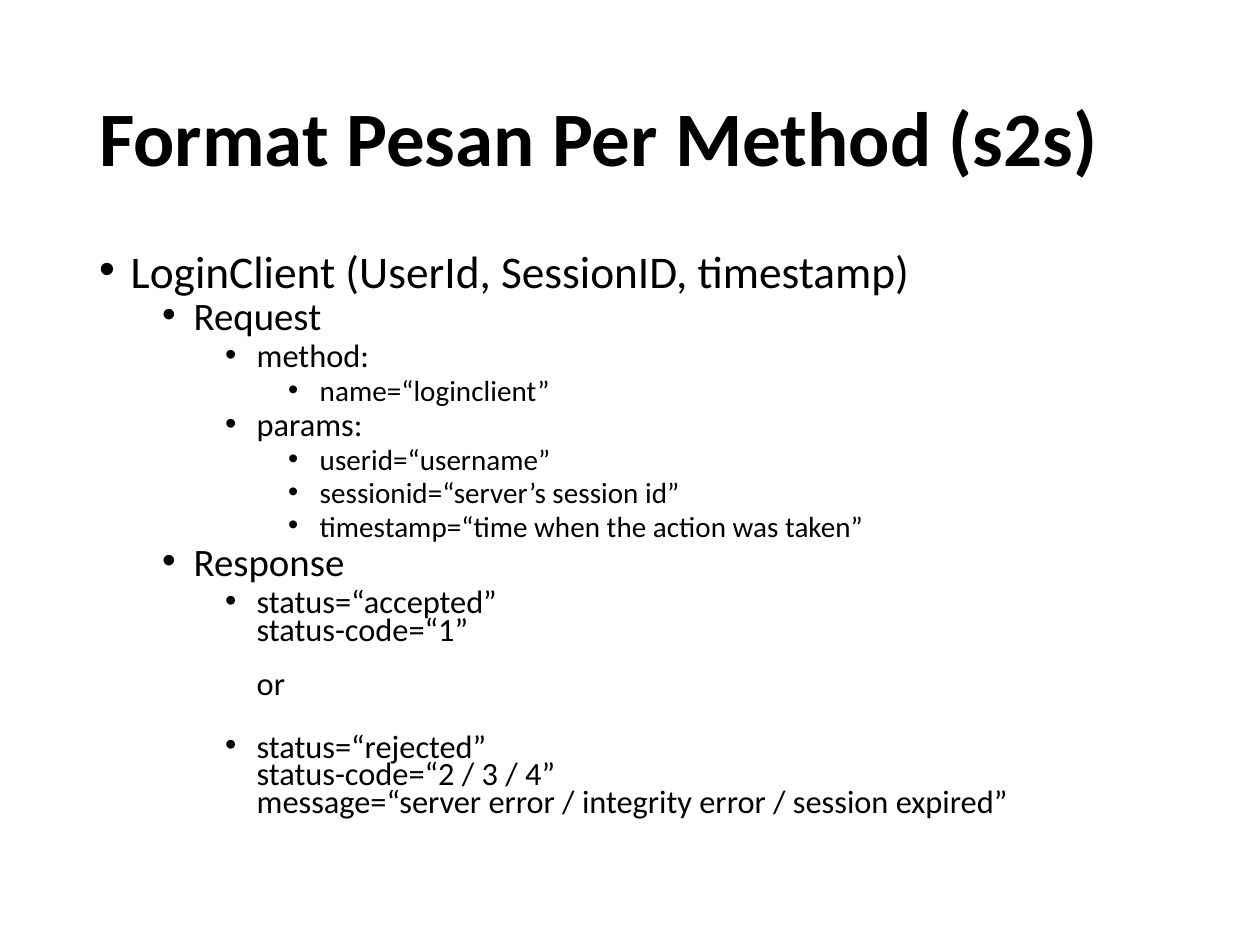
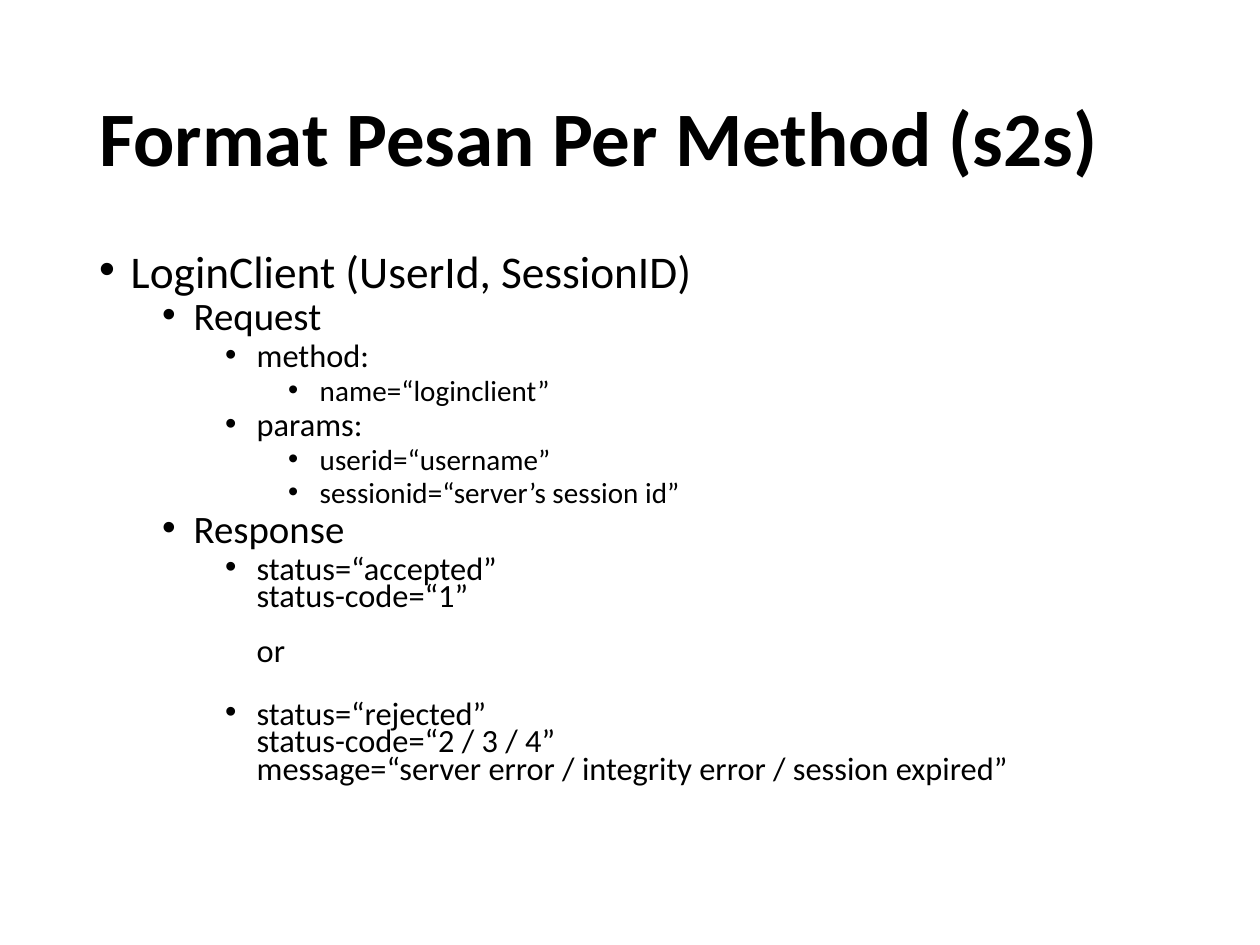
Before and after one commit to yohanesmario/chatserver, a slide deck: slide 23 of docs/Chat Server.pptx (slide 24 before the commit). Drawn at 1260x945 pixels with LibreOffice and Linux fonts; fonts in the diff are those of the drawing. Boxes give left, top, right and bottom in pixels: in the first picture for what was removed or moved away, otherwise in the second. Text is boxed around its words. In the diff, an @@ line names an element or a change of style, - is before the commit and + after.

```diff
--- a/docs/Chat Server.pptx
+++ b/docs/Chat Server.pptx
@@ text at (131, 255, 691, 296): text changed @@
-• LoginClient (UserId, SessionID, timestamp)
+• LoginClient (UserId, SessionID)
@@ text at (320, 516, 863, 542): paragraph removed @@
-      • timestamp=“time when the action was taken”
```
Also in this commit, not shown: 4 other slides changed, 1 slide removed.
